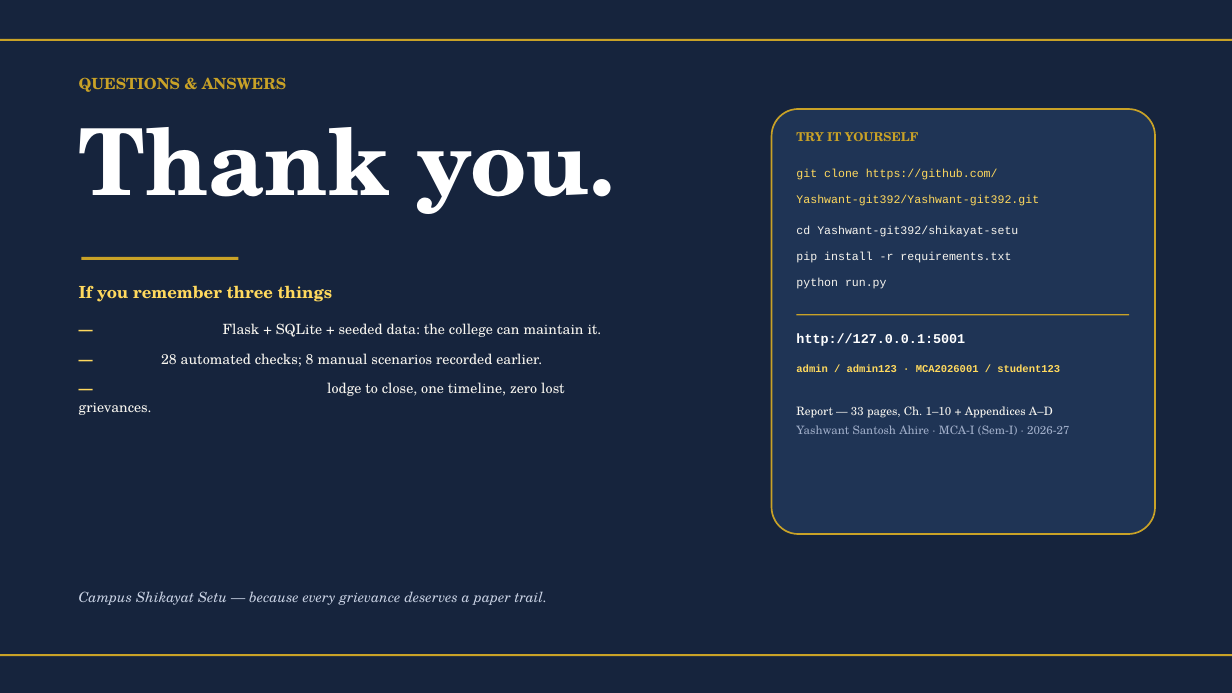
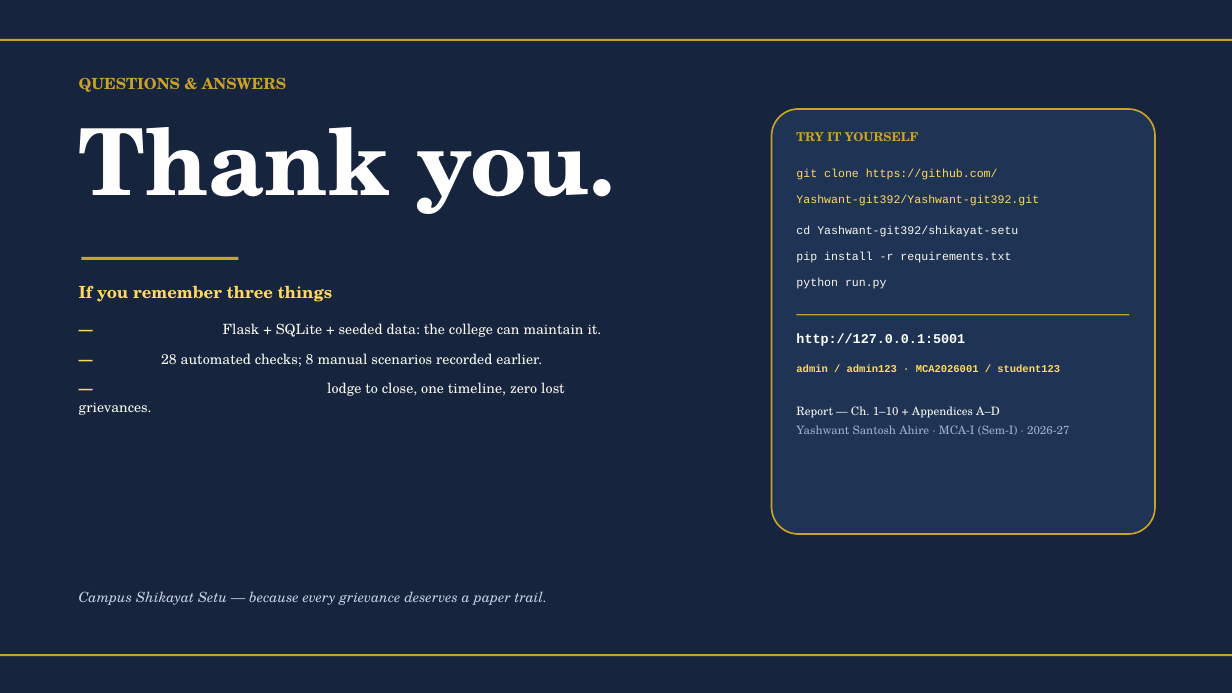
Before and after one commit to Yashwant-git392/Yashwant-git392, a slide deck: slide 16 of shikayat-setu/presentation/CampusShikayatSetu_MCA-Mini-Project_Review.pptx. Drawn at 1232x693 pixels with LibreOffice and Linux fonts; fonts in the diff are those of the drawing. Boxes give left, top, right and bottom in pixels: in the first picture for what was removed or moved away, otherwise in the second. Text is boxed around its words. In the diff, an @@ line names an element or a change of style, - is before the commit and + after.

```diff
--- a/shikayat-setu/presentation/CampusShikayatSetu_MCA-Mini-Project_Review.pptx
+++ b/shikayat-setu/presentation/CampusShikayatSetu_MCA-Mini-Project_Review.pptx
@@ text at (796,406,1000,418): text changed @@
-Report — 33 pages, Ch. 1–10 + Appendices A–D
+Report — Ch. 1–10 + Appendices A–D
```
Also in this commit, not shown: 1 other slide changed, 13 other files.
